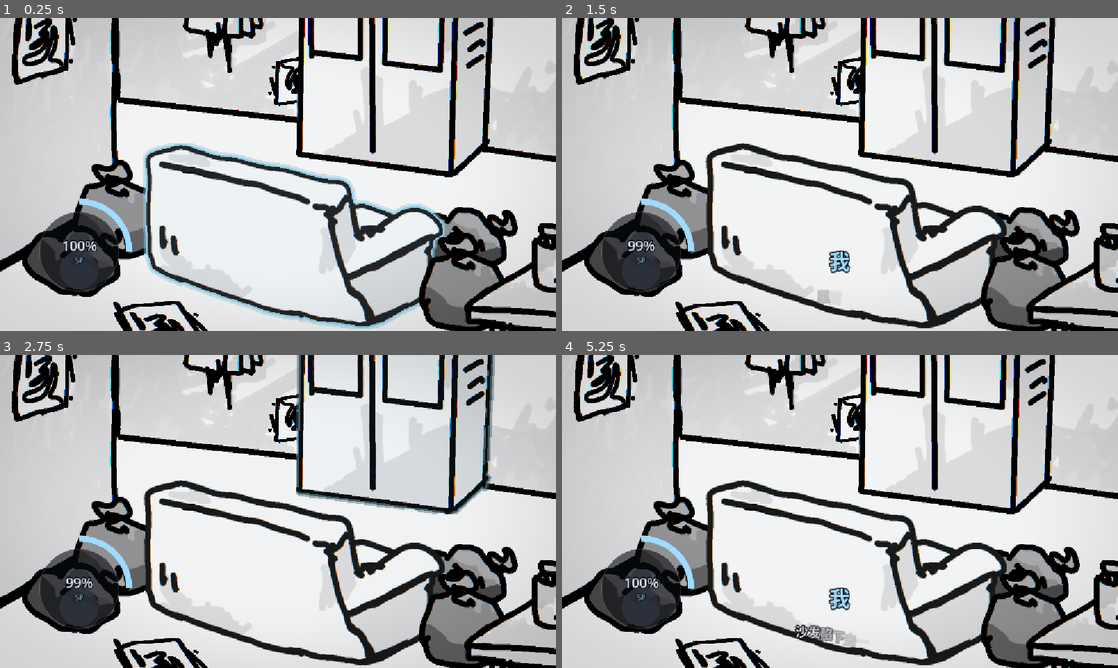
Above: before the commit, frames 1-4 (two rows, left to right).
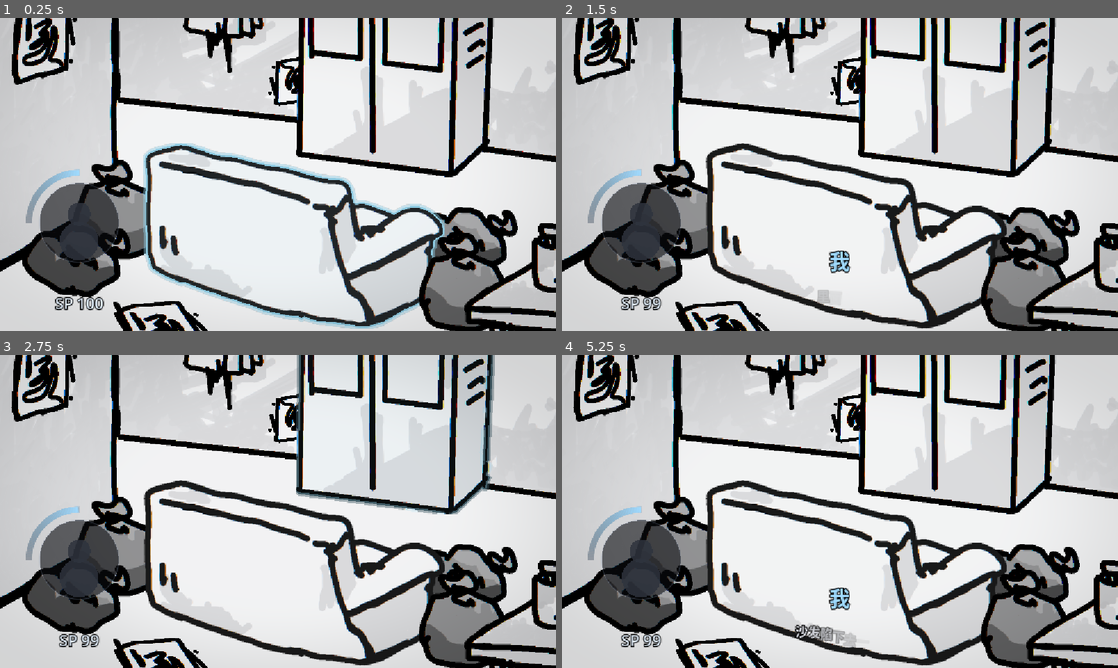
Above: after the commit, the same moments.

Repository: f0lkskill/LonelyRoom
Game: Godot game, scene res://main.tscn
Same seed, same stepped clock (60 frames per second), same inputs: the game is played once before the commit and once after it.
Inputs (mouse positions are in pixels of both pictures, inside the frame that each line leads up to):
- Up to frame 1 (0.25 s): no input
- Up to frame 2 (1.5 s): tap Enter (ui_accept) at 0.5, 0.77 s; move the mouse to (962, 158) at 0.52 s; click (962, 158) at 0.67 s; move the mouse to (728, 190) at 1.27 s; click (728, 190) at 1.42 s
- Up to frame 3 (2.75 s): tap Enter (ui_accept) at 1.52 s; move the mouse to (333, 442) at 2.02 s; click (333, 442) at 2.17 s
- Up to frame 4 (5.25 s): move the mouse to (812, 574) at 2.77 s; click (812, 574) at 2.92 s; tap Enter (ui_accept) at 3.02, 3.77, 4.52 s; move the mouse to (1006, 558) at 3.52 s; click (1006, 558) at 3.67 s; move the mouse to (673, 464) at 4.27 s; click (673, 464) at 4.42 s; click "坐下" at 5 s

The runs differ from the first frame. In frame 1, 3.4% of the frame differs, in the area x 4-24%, y 48-94%; in frame 2, 3.3%; in frame 3, 3.2%; in frame 4, 3.3%.

Commit message:
fix: 平滑SP变化并优化精神值环

Diff:
--- a/bin/scence/ui/sp_ring.tscn
+++ b/bin/scence/ui/sp_ring.tscn
@@ -3,51 +3,33 @@
 [ext_resource type="Script" path="res://bin/src/ui/sp_ring.gd" id="1_script"]
 
 [node name="SpRing" type="Control"]
-custom_minimum_size = Vector2(280, 280)
+custom_minimum_size = Vector2(280, 340)
 layout_mode = 1
 anchors_preset = 2
 anchor_top = 1.0
 anchor_bottom = 1.0
 offset_left = 24.0
-offset_top = -304.0
+offset_top = -364.0
 offset_right = 304.0
 offset_bottom = -24.0
 grow_vertical = 0
 mouse_filter = 2
 script = ExtResource("1_script")
 
-[node name="Info" type="VBoxContainer" parent="."]
+[node name="ValueLabel" type="Label" parent="."]
 layout_mode = 1
-anchors_preset = 8
-anchor_left = 0.5
-anchor_top = 0.5
-anchor_right = 0.5
-anchor_bottom = 0.5
-offset_left = -70.0
-offset_top = -32.0
-offset_right = 70.0
-offset_bottom = 32.0
+anchors_preset = 12
+anchor_top = 1.0
+anchor_right = 1.0
+anchor_bottom = 1.0
+offset_top = -56.0
+offset_bottom = -8.0
 grow_horizontal = 2
-grow_vertical = 2
-mouse_filter = 2
-theme_override_constants/separation = 0
-
-[node name="PercentLabel" type="Label" parent="Info"]
-layout_mode = 2
+grow_vertical = 0
 mouse_filter = 2
 theme_override_colors/font_color = Color(0.9, 0.95, 1, 1)
 theme_override_colors/font_outline_color = Color(0, 0, 0, 1)
 theme_override_constants/outline_size = 8
-theme_override_font_sizes/font_size = 28
-text = "100%"
+theme_override_font_sizes/font_size = 32
+text = "SP 100"
 horizontal_alignment = 1
-
-[node name="SpLabel" type="Label" parent="Info"]
-layout_mode = 2
-mouse_filter = 2
-theme_override_colors/font_color = Color(0.63, 0.86, 1, 1)
-theme_override_colors/font_outline_color = Color(0, 0, 0, 1)
-theme_override_constants/outline_size = 6
-theme_override_font_sizes/font_size = 15
-text = "SP"
-horizontal_alignment = 1
--- a/bin/src/game/game_state.gd
+++ b/bin/src/game/game_state.gd
@@ -10,24 +10,30 @@
 @export var starting_sp: float = 100.0
 ## 每秒自然流失的 SP。
 @export var decay_per_second: float = 0.5
+## SP 变化时的平滑速度，越大越快。
+@export var change_smoothing: float = 8.0
 
 var sp: float = 100.0
+var target_sp: float = 100.0
 var flags: Dictionary = {}
 
 
 func _ready() -> void:
 	sp = clampf(starting_sp, 0.0, max_sp)
+	target_sp = sp
 	sp_changed.emit(sp, max_sp)
 
 
 func _process(delta: float) -> void:
-	if sp > 0.0:
-		_set_sp(sp - decay_per_second * delta)
+	target_sp = clampf(target_sp - decay_per_second * delta, 0.0, max_sp)
+	sp = lerpf(sp, target_sp, 1.0 - exp(-change_smoothing * delta))
+	sp_changed.emit(sp, max_sp)
 
 
 ## 增加或减少 SP，正数为恢复，负数为消耗。
+## 实际显示值会在 _process 中平滑过渡。
 func change_sp(amount: float) -> void:
-	_set_sp(sp + amount)
+	target_sp = clampf(target_sp + amount, 0.0, max_sp)
 
 
 ## 返回当前 SP 比例，范围 0.0 到 1.0。
@@ -44,8 +50,3 @@
 func set_flag(flag_name: String) -> void:
 	if not flag_name.is_empty():
 		flags[flag_name] = true
-
-
-func _set_sp(value: float) -> void:
-	sp = clampf(value, 0.0, max_sp)
-	sp_changed.emit(sp, max_sp)
--- a/bin/src/ui/sp_ring.gd
+++ b/bin/src/ui/sp_ring.gd
@@ -1,5 +1,5 @@
 ## 左下角 SP 环形进度条。
-## 使用四分之一圆弧表示精神值，中心预留角色立绘位置。
+## 四分之一圆弧带有沿弧线的颜色渐变，中心为立绘占位，数值显示在圆环下方。
 extends Control
 
 ## 圆环半径。
@@ -7,7 +7,7 @@
 ## 圆环宽度。
 @export var thickness: float = 12.0
 ## 圆弧起始角度。
-@export var start_angle: float = -PI * 0.5
+@export var start_angle: float = PI
 ## 圆弧总角度，默认四分之一个圆。
 @export var sweep_angle: float = PI * 0.5
 ## 未填充部分的颜色。
@@ -19,7 +19,7 @@
 ## 中央立绘占位背景。
 @export var portrait_background: Color = Color(0.04, 0.045, 0.06, 0.6)
 
-@onready var percent_label: Label = $Info/PercentLabel
+@onready var value_label: Label = $ValueLabel
 
 var _ratio: float = 1.0
 
@@ -31,12 +31,12 @@
 
 func _on_sp_changed(value: float, max_value: float) -> void:
 	_ratio = clampf(value / max_value, 0.0, 1.0) if max_value > 0.0 else 0.0
-	percent_label.text = "%d%%" % roundi(_ratio * 100.0)
+	value_label.text = "SP %d" % roundi(_ratio * 100.0)
 	queue_redraw()
 
 
 func _draw() -> void:
-	var center := size * 0.5
+	var center := Vector2(size.x * 0.5, 140.0)
 	var portrait_radius := radius - thickness - 10.0
 
 	draw_circle(center, portrait_radius, portrait_background)
@@ -46,11 +46,27 @@
 
 	draw_arc(center, radius, start_angle, start_angle + sweep_angle, 48, track_color, thickness, true)
 
-	var current_color := fill_color.lerp(danger_color, 1.0 - _ratio)
+	var base_color := fill_color.lerp(danger_color, 1.0 - _ratio)
+	var start_color := Color(base_color.r * 0.6, base_color.g * 0.6, base_color.b * 0.6, 0.12)
+	var end_color := Color(base_color.r, base_color.g, base_color.b, 1.0)
 	var fill_end := start_angle + sweep_angle * _ratio
-	draw_arc(center, radius, start_angle, fill_end, 48, current_color, thickness, true)
+	_draw_arc_gradient(center, radius, start_angle, fill_end, thickness, start_color, end_color)
 
 	if _ratio < 0.3:
 		var pulse := 0.5 + 0.5 * sin(Time.get_ticks_msec() * 0.006)
-		var glow := Color(danger_color.r, danger_color.g, danger_color.b, 0.22 * pulse)
-		draw_arc(center, radius, start_angle, fill_end, 48, glow, thickness + 8.0, true)
+		var glow := Color(danger_color.r, danger_color.g, danger_color.b, 0.18 * pulse)
+		_draw_arc_gradient(center, radius, start_angle, fill_end, thickness + 8.0, glow, glow)
+
+
+func _draw_arc_gradient(center: Vector2, arc_radius: float, from_angle: float, to_angle: float, width: float, start_color: Color, end_color: Color) -> void:
+	if to_angle <= from_angle:
+		return
+
+	var segments := maxi(2, int((to_angle - from_angle) * 32.0))
+	for i in segments:
+		var t0 := float(i) / float(segments)
+		var t1 := float(i + 1) / float(segments)
+		var a0 := lerpf(from_angle, to_angle, t0)
+		var a1 := lerpf(from_angle, to_angle, t1) + 0.002
+		var color := start_color.lerp(end_color, t0)
+		draw_arc(center, arc_radius, a0, a1, 2, color, width, true)
Not shown, added: bin/src/game/game_state.gd.uid
Not shown, added: bin/src/ui/sp_ring.gd.uid
